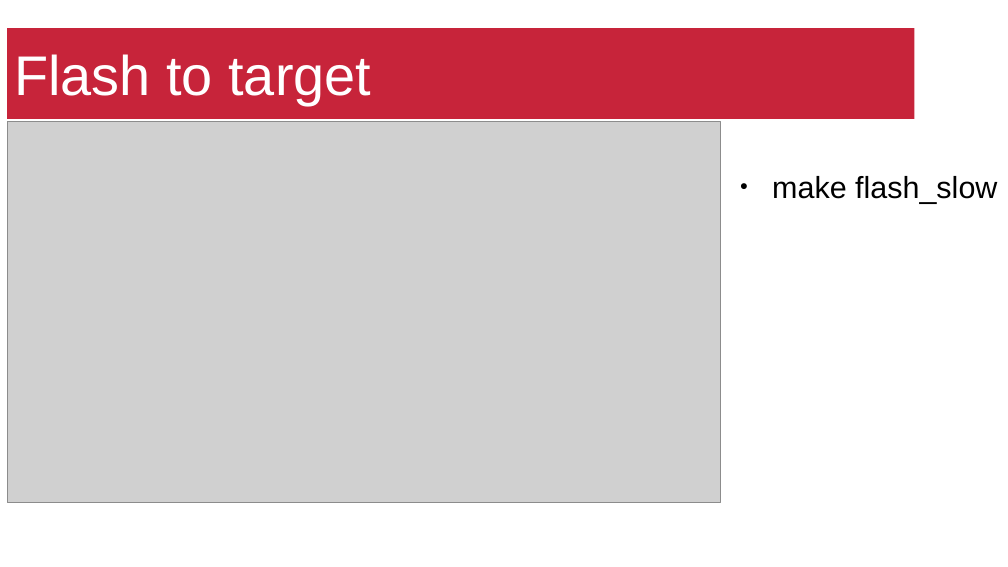
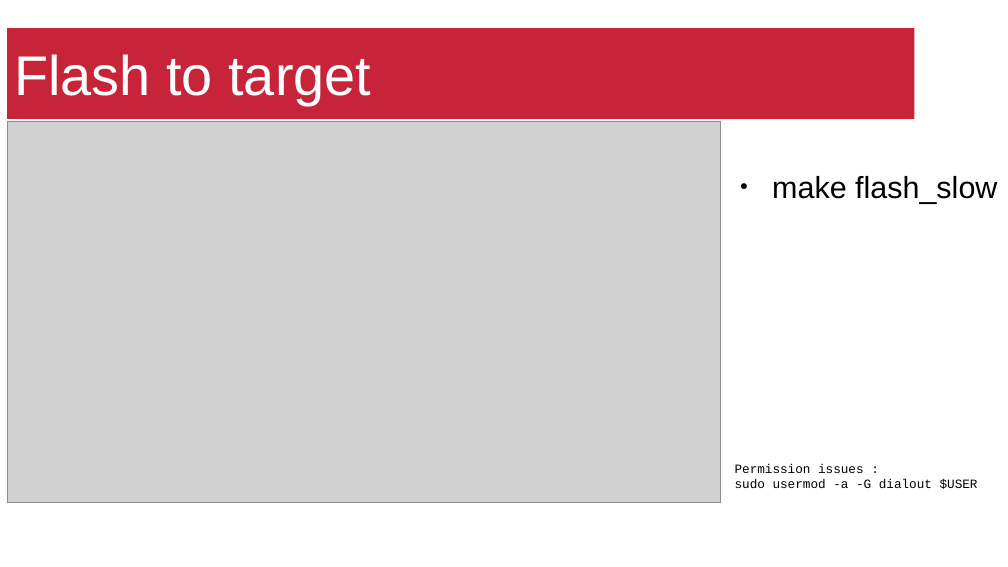
Before and after one commit to IDA-Embedded/esp32-getting-stated, a slide deck: slide 13 of 220901_IDAE_Workshop.odp (slide 12 before the commit). Drawn at 1008x567 pixels with LibreOffice and Linux fonts; fonts in the diff are those of the drawing; grey boxes stand for pictures; background and template pictures are left out. Boxes give left, top, right and bottom in pixels: in the first picture for what was removed or moved away, otherwise in the second. Text is boxed around its words. In the diff, an @@ line names an element or a change of style, - is before the commit and + after.

```diff
--- a/220901_IDAE_Workshop.odp
+++ b/220901_IDAE_Workshop.odp
@@ text added at bbox=[735, 464, 978, 489], 10 pt, text #000000 @@
+Permission issues :
+sudo usermod -a -G dialout $USER
```
Also in this commit, not shown: 1 other slide changed, 4 slides added, 5 other files.
